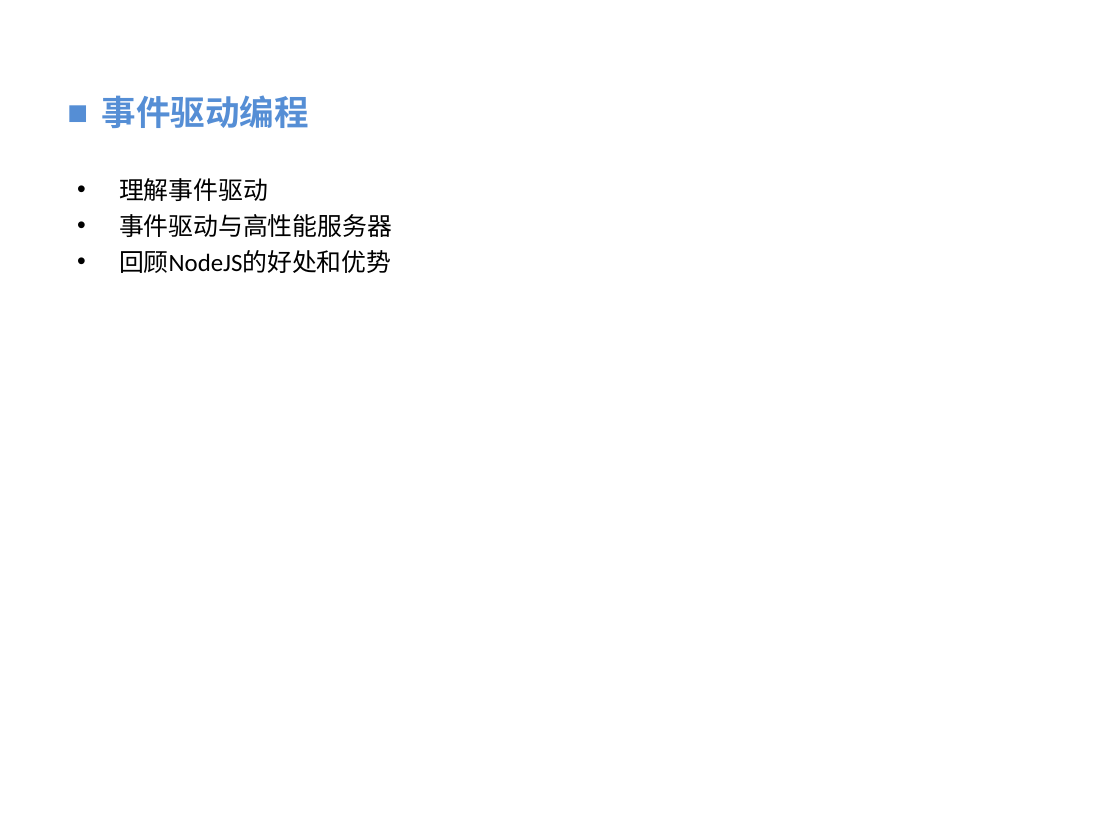
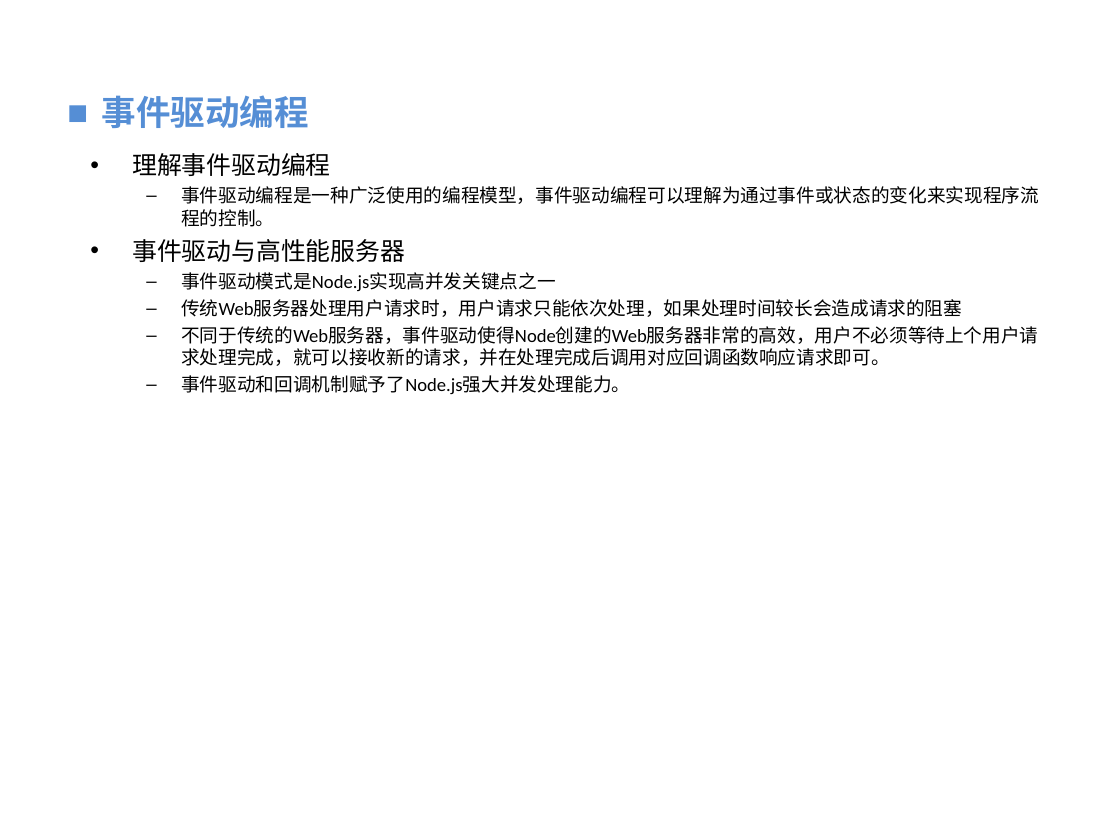
Before and after one commit to vaik/Documents, a slide deck: slide 21 of 我的分享/NodeJS基础概念理解.ppt. Drawn at 1120x840 pixels with LibreOffice and Linux fonts; fonts in the diff are those of the drawing; background and template pictures are left out. Boxes give left, top, right and bottom in pixels: in the first picture for what was removed or moved away, otherwise in the second. Text is boxed around its words. In the diff, an @@ line names an element or a change of style, - is before the commit and + after.

```diff
--- a/我的分享/NodeJS基础概念理解.ppt
+++ b/我的分享/NodeJS基础概念理解.ppt
@@ text removed at (x1=119, y1=178, x2=392, y2=273) @@
-• 理解事件驱动
-• 事件驱动与高性能服务器
-• 回顾NodeJS的好处和优势
@@ text added at (x1=132, y1=153, x2=1039, y2=394), 12 pt, text #000000 @@
+• 理解事件驱动编程
+  – 事件驱动编程是一种广泛使用的编程模型，事件驱动编程可以理解为通过事件或状态的变化来实现程序流程的控制。
+• 事件驱动与高性能服务器
+  – 事件驱动模式是Node.js实现高并发关键点之一
+  – 传统Web服务器处理用户请求时，用户请求只能依次处理，如果处理时间较长会造成请求的阻塞
+  – 不同于传统的Web服务器，事件驱动使得Node创建的Web服务器非常的高效，用户不必须等待上个用户请求处理完成，就可以接收新的请求，并在处理完成后调用对应回调函数响应请求即可。
+  – 事件驱动和回调机制赋予了Node.js强大并发处理能力。
```
Also in this commit, not shown: 2 other slides changed.
